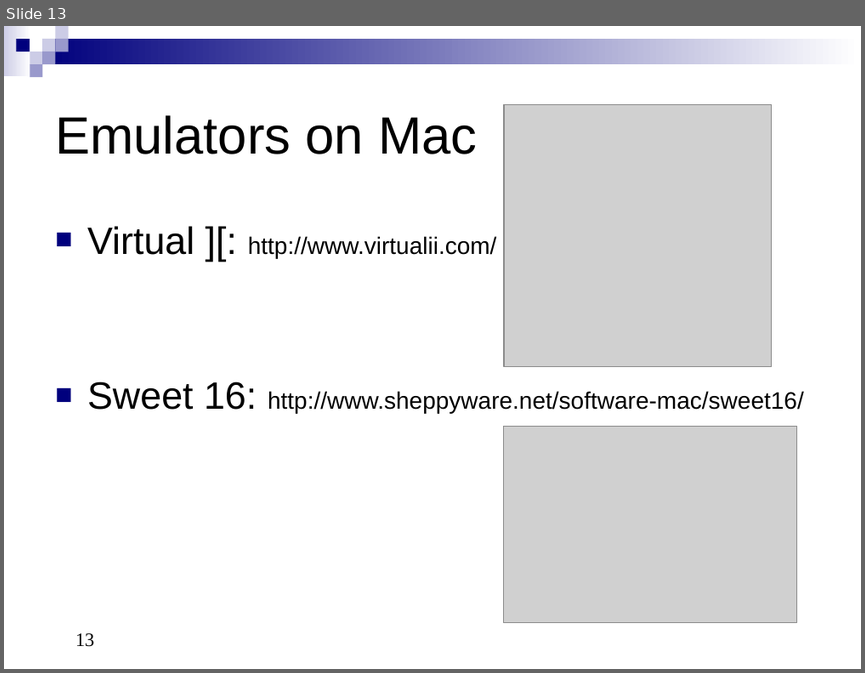
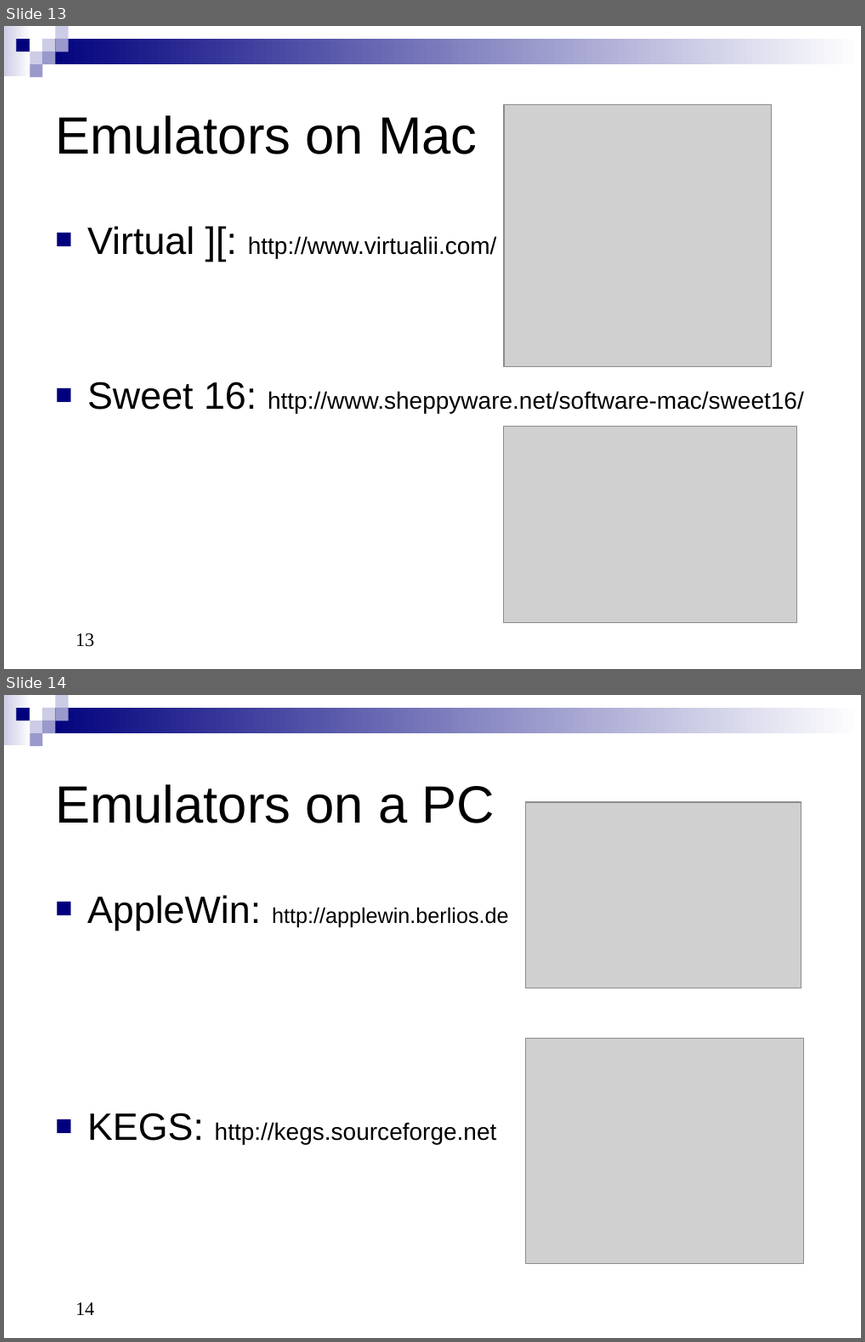
Before and after one commit to RasppleII/adtpro, a slide deck: doc/src/site/resources/ADTProIntro.ppt. Shown one above the other, each under a label of ours: slide 13 before the commit, slides 13 and 14 after it. The pictures are 865x673 and 865x1342 pixels, drawn with LibreOffice and Linux fonts; fonts in the diff are those of the drawing; grey boxes stand for pictures. Boxes give left, top, right and bottom in pixels: in the first picture for what was removed or moved away, otherwise in the second. Text is boxed around its words. In the diff, an @@ line names an element or a change of style, - is before the commit and + after.

```diff
--- a/doc/src/site/resources/ADTProIntro.ppt
+++ b/doc/src/site/resources/ADTProIntro.ppt
@@ slide 14 added at (4, 695, 861, 1338), background #FFFFFF; not listed: 9 template elements that a slide beside it also shows @@
@@ title added at (55, 784, 494, 823), 44 pt, text #000000 @@
+Emulators on a PC
@@ picture added at (525, 802, 800, 988) @@
@@ text added at (87, 895, 509, 1145), 20 pt, text #000000 @@
+■ AppleWin: http://applewin.berlios.de
+■ KEGS: http://kegs.sourceforge.net
@@ picture added at (525, 1038, 803, 1263) @@
@@ page number added at (75, 1302, 94, 1315), 16 pt, text #000000 @@
+14
```
Also in this commit, not shown: 2 slides changed, 1 other slide added, 1 slide removed, 2 other files.
